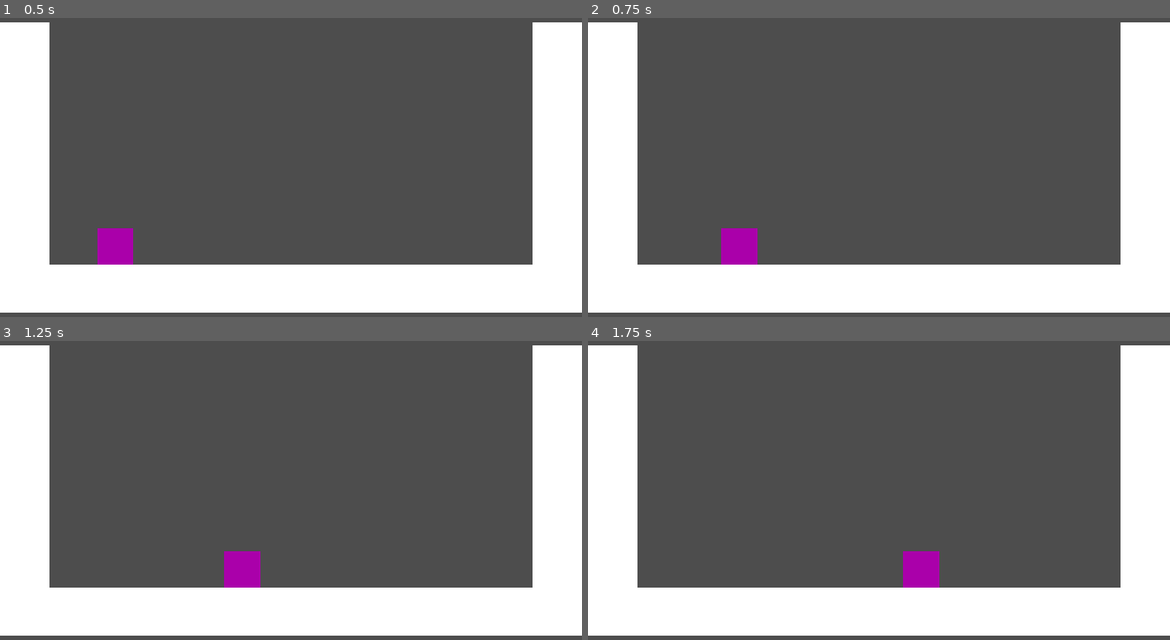
Above: before the commit, frames 1-4 (two rows, left to right).
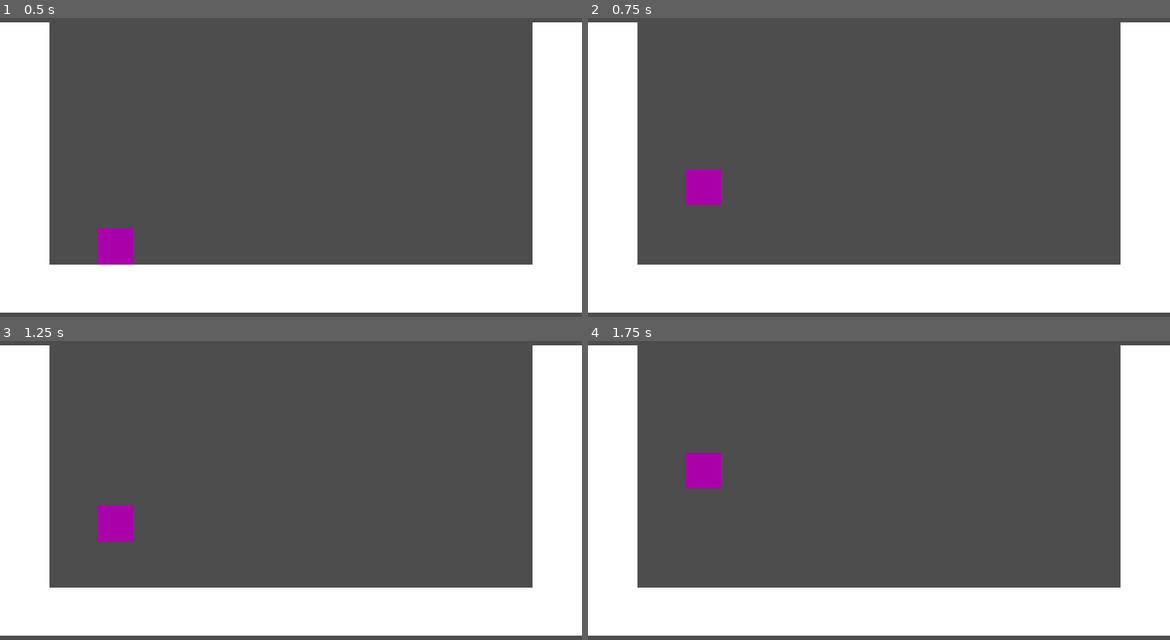
Above: after the commit, the same moments.

Repository: 1ribeiroLucas/sidewalk-fighter
Game: Godot game, scene res://Root.tscn
The game is run twice, just before and just after one commit, with the same random seed, the same clock (stepped at 60 frames per second) and the same inputs.
Inputs:
- Up to frame 1 (0.5 s): no input
- Up to frame 2 (0.75 s): tap Enter at 0.5 s; hold Right (ui_right) from 0.53 s (still down); tap W (jump, bound only after the commit) at 0.6 s
- Up to frame 3 (1.25 s): keep holding Right (ui_right); tap W (jump, bound only after the commit) at 0.77, 1.07 s
- Up to frame 4 (1.75 s): keep holding Right (ui_right); tap W (jump, bound only after the commit) at 1.35, 1.52 s

Frame 1 is identical in both runs. In frame 2, 1.5% of the frame differs, in the area x 16-30%, y 50-83%; in frame 3, 1.5%, in the area x 16-45%, y 54-83%; in frame 4, 1.5%.

Commit message:
fix: UI actions changed to custom input actions (WASD)

Diff:
--- a/project.godot
+++ b/project.godot
@@ -20,6 +20,29 @@
 window/stretch/mode="canvas_items"
 window/stretch/aspect="expand"
 
+[input]
+
+walk_right={
+"deadzone": 0.2,
+"events": [Object(InputEventKey,"resource_local_to_scene":false,"resource_name":"","device":-1,"window_id":0,"alt_pressed":false,"shift_pressed":false,"ctrl_pressed":false,"meta_pressed":false,"pressed":false,"keycode":0,"physical_keycode":68,"key_label":0,"unicode":100,"location":0,"echo":false,"script":null)
+]
+}
+walk_left={
+"deadzone": 0.2,
+"events": [Object(InputEventKey,"resource_local_to_scene":false,"resource_name":"","device":-1,"window_id":0,"alt_pressed":false,"shift_pressed":false,"ctrl_pressed":false,"meta_pressed":false,"pressed":false,"keycode":0,"physical_keycode":65,"key_label":0,"unicode":97,"location":0,"echo":false,"script":null)
+]
+}
+jump={
+"deadzone": 0.2,
+"events": [Object(InputEventKey,"resource_local_to_scene":false,"resource_name":"","device":-1,"window_id":0,"alt_pressed":false,"shift_pressed":false,"ctrl_pressed":false,"meta_pressed":false,"pressed":false,"keycode":0,"physical_keycode":87,"key_label":0,"unicode":119,"location":0,"echo":false,"script":null)
+]
+}
+crouch={
+"deadzone": 0.2,
+"events": [Object(InputEventKey,"resource_local_to_scene":false,"resource_name":"","device":-1,"window_id":0,"alt_pressed":false,"shift_pressed":false,"ctrl_pressed":false,"meta_pressed":false,"pressed":false,"keycode":0,"physical_keycode":83,"key_label":0,"unicode":115,"location":0,"echo":false,"script":null)
+]
+}
+
 [physics]
 
 3d/physics_engine="Jolt Physics"
--- a/scripts/character.gd
+++ b/scripts/character.gd
@@ -11,12 +11,12 @@
 		velocity += get_gravity() * delta
 
 	# Handle jump.
-	if Input.is_action_just_pressed("ui_up") and is_on_floor():
+	if Input.is_action_just_pressed("jump") and is_on_floor():
 		velocity.y = JUMP_VELOCITY
 
 	# Get the input direction and handle the movement/deceleration.
 	# As good practice, you should replace UI actions with custom gameplay actions.
-	var direction := Input.get_axis("ui_left", "ui_right")
+	var direction := Input.get_axis("walk_left", "walk_right")
 	if direction:
 		velocity.x = direction * SPEED
 	else:
Not shown, changed: readme.md
